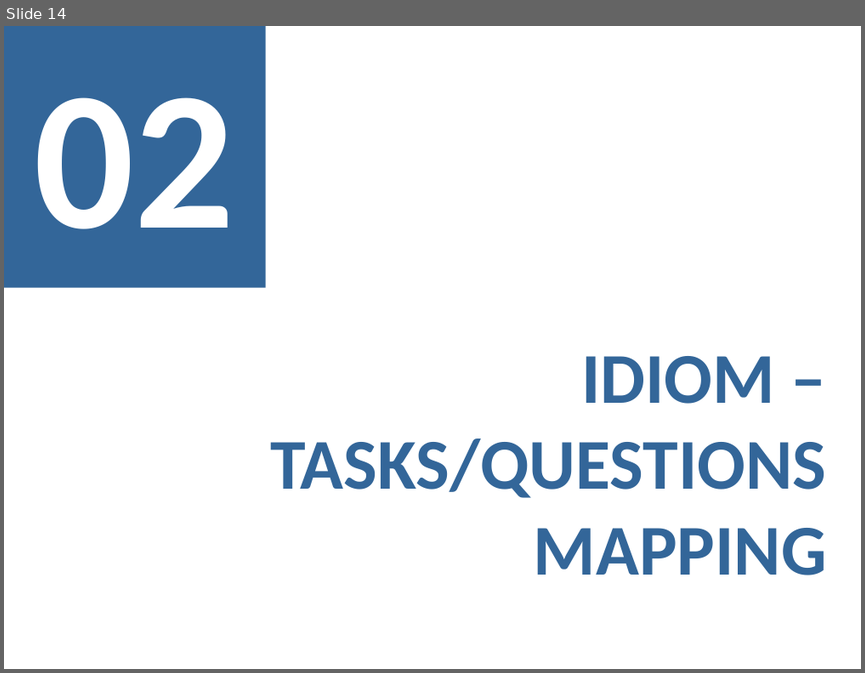
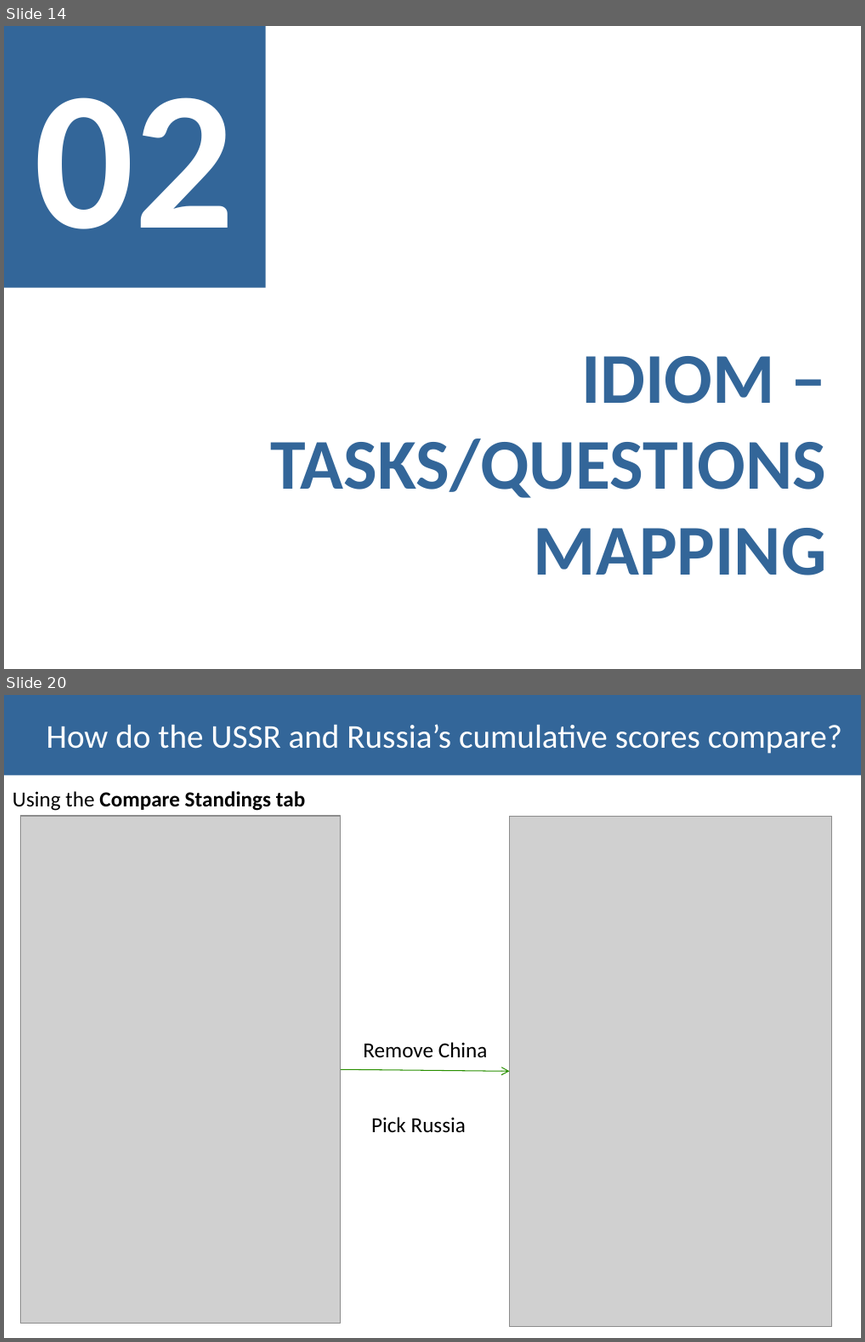
Before and after one commit to carboned4/V_I_2015_1, a slide deck: checkpoint3/G01A - Presentation 3.pptx. Shown one above the other, each under a label of ours: slide 14 before the commit, slides 14 and 20 after it; the slides between them are not shown. The pictures are 865x673 and 865x1342 pixels, drawn with LibreOffice and Linux fonts; fonts in the diff are those of the drawing; grey boxes stand for pictures. Boxes give left, top, right and bottom in pixels: in the first picture for what was removed or moved away, otherwise in the second. Text is boxed around its words. In the diff, an @@ line names an element or a change of style, - is before the commit and + after.

Commit message:
ppt finished

```diff
--- a/checkpoint3/G01A - Presentation 3.pptx
+++ b/checkpoint3/G01A - Presentation 3.pptx
@@ slide 20 added at box(4, 695, 861, 1338), background #FFFFFF @@
@@ title added at box(4, 695, 861, 776), fill #336699, 28 pt, text #FFFFFF @@
+How do the USSR and Russia’s cumulative scores compare?
@@ text added at box(12, 791, 305, 811), 18 pt, text #000000, bold @@
+Using the Compare Standings tab
@@ picture added at box(21, 816, 341, 1323) @@
@@ picture added at box(510, 816, 832, 1327) @@
@@ text added at box(363, 1042, 488, 1057), 18 pt, text #000000 @@
+Remove China
@@ arrow added from (341, 1069) to (510, 1072), #299000 0.75 pt @@
@@ text added at box(371, 1117, 466, 1132), 18 pt, text #000000 @@
+Pick Russia
```
Also in this commit, not shown: 6 other slides added, 2 slides removed.
